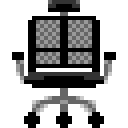
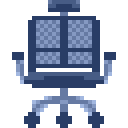
Layers edited between the first and the second 128 x 128 image:
added layer "Calque 2" (40%) above "Calque 1" over [12, 0, 116, 128]
